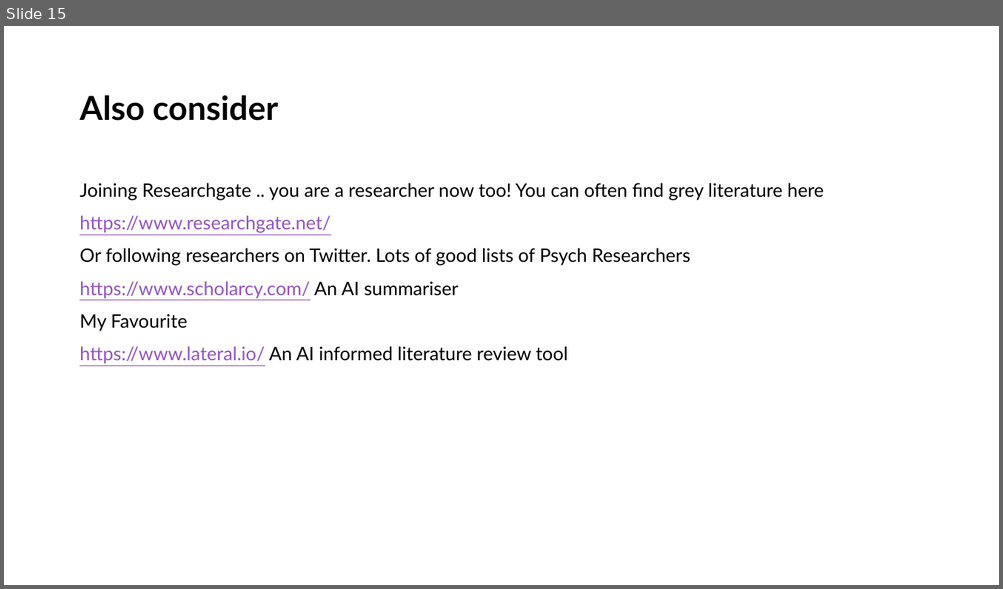
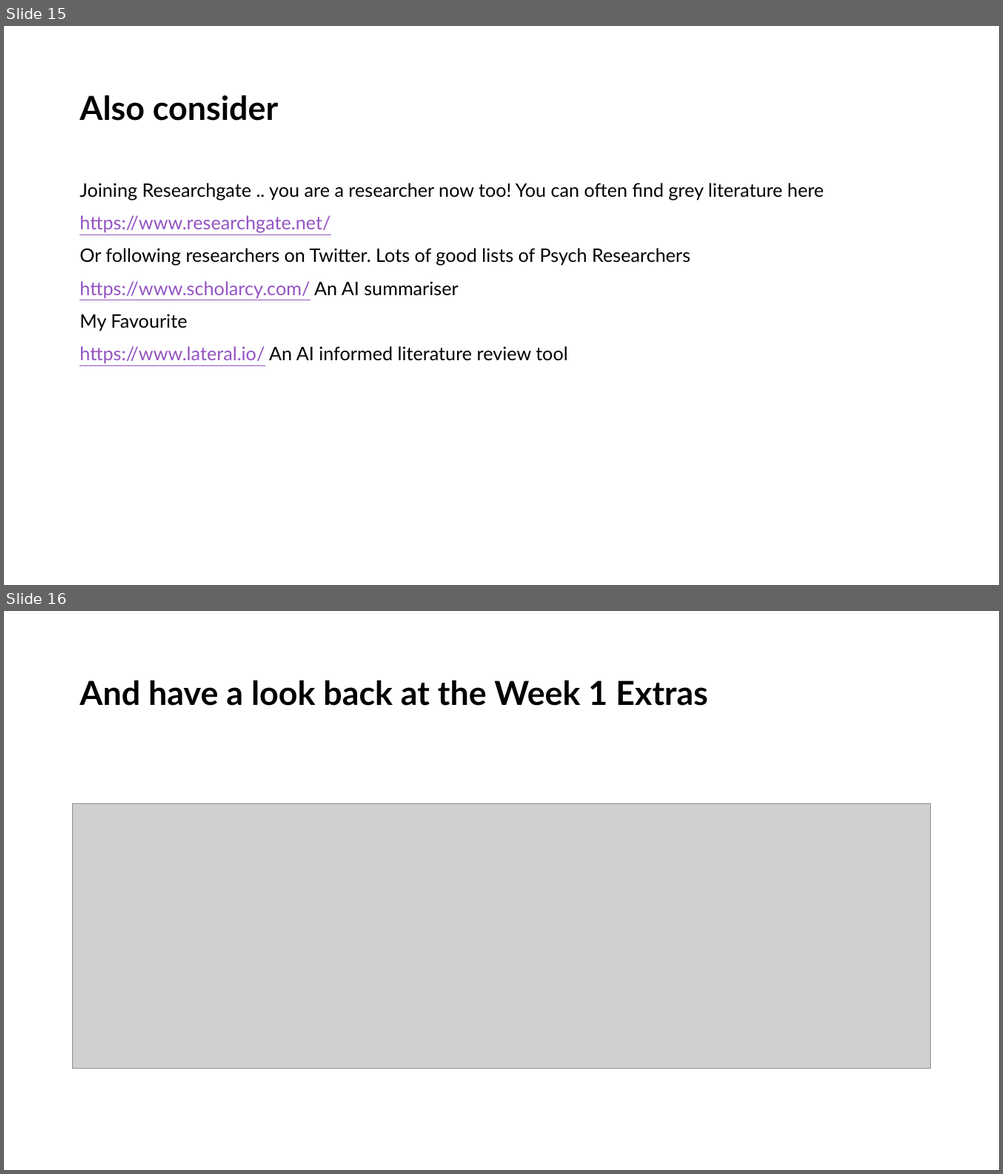
Before and after one commit to LittleMonkeyLab/PS52007Dslides, a slide deck: _site/labs/Lab03/Lab03.pptx. Shown one above the other, each under a label of ours: slide 15 before the commit, slides 15 and 16 after it. The pictures are 1003x589 and 1003x1174 pixels, drawn with LibreOffice and Linux fonts; fonts in the diff are those of the drawing; grey boxes stand for pictures. Boxes give left, top, right and bottom in pixels: in the first picture for what was removed or moved away, otherwise in the second. Text is boxed around its words. In the diff, an @@ line names an element or a change of style, - is before the commit and + after.

```diff
--- a/_site/labs/Lab03/Lab03.pptx
+++ b/_site/labs/Lab03/Lab03.pptx
@@ slide 16 added at (x1=4, y1=611, x2=999, y2=1170), background #FFFFFF @@
@@ title added at (x1=79, y1=680, x2=708, y2=706), 32 pt, text #000000, bold @@
+And have a look back at the Week 1 Extras
@@ picture added at (x1=73, y1=803, x2=930, y2=1069) @@
```
Also in this commit, not shown: 2 other slides added, 48 other files.
